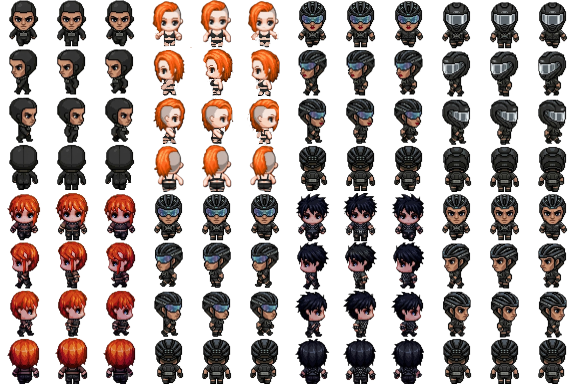
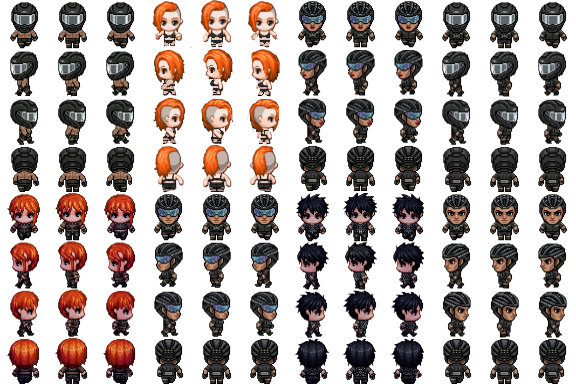
Layers edited between the first and the second 576 x 384 image:
painted on "Pasted Layer #9" over [9, 0, 136, 192]
